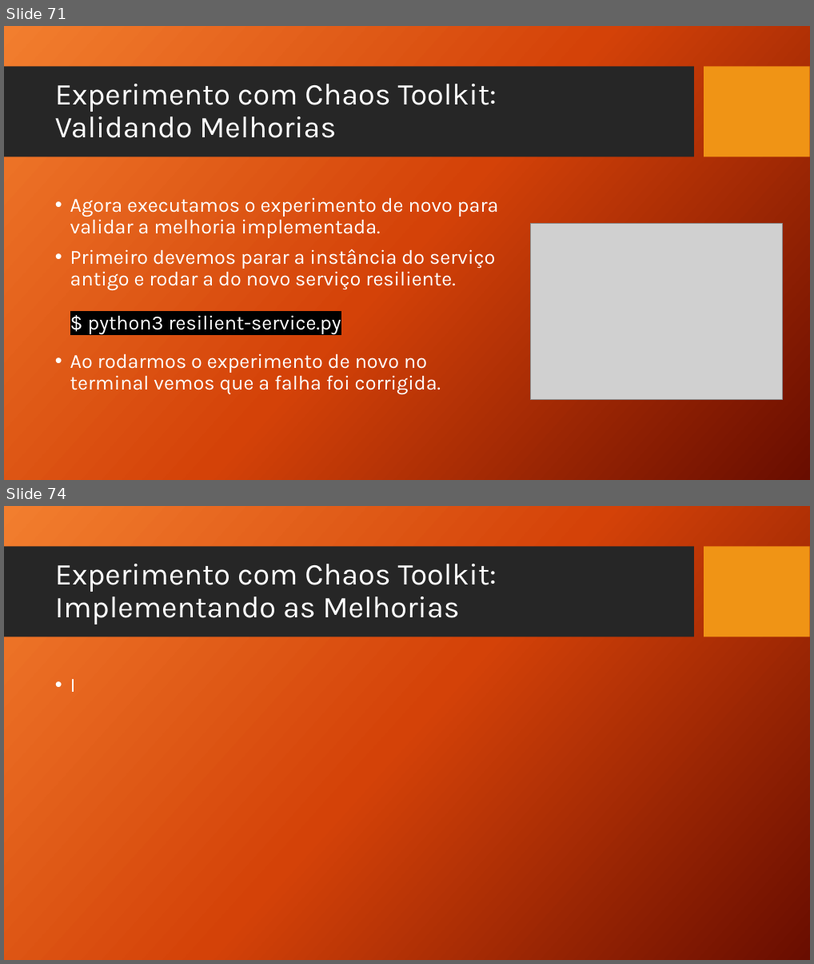
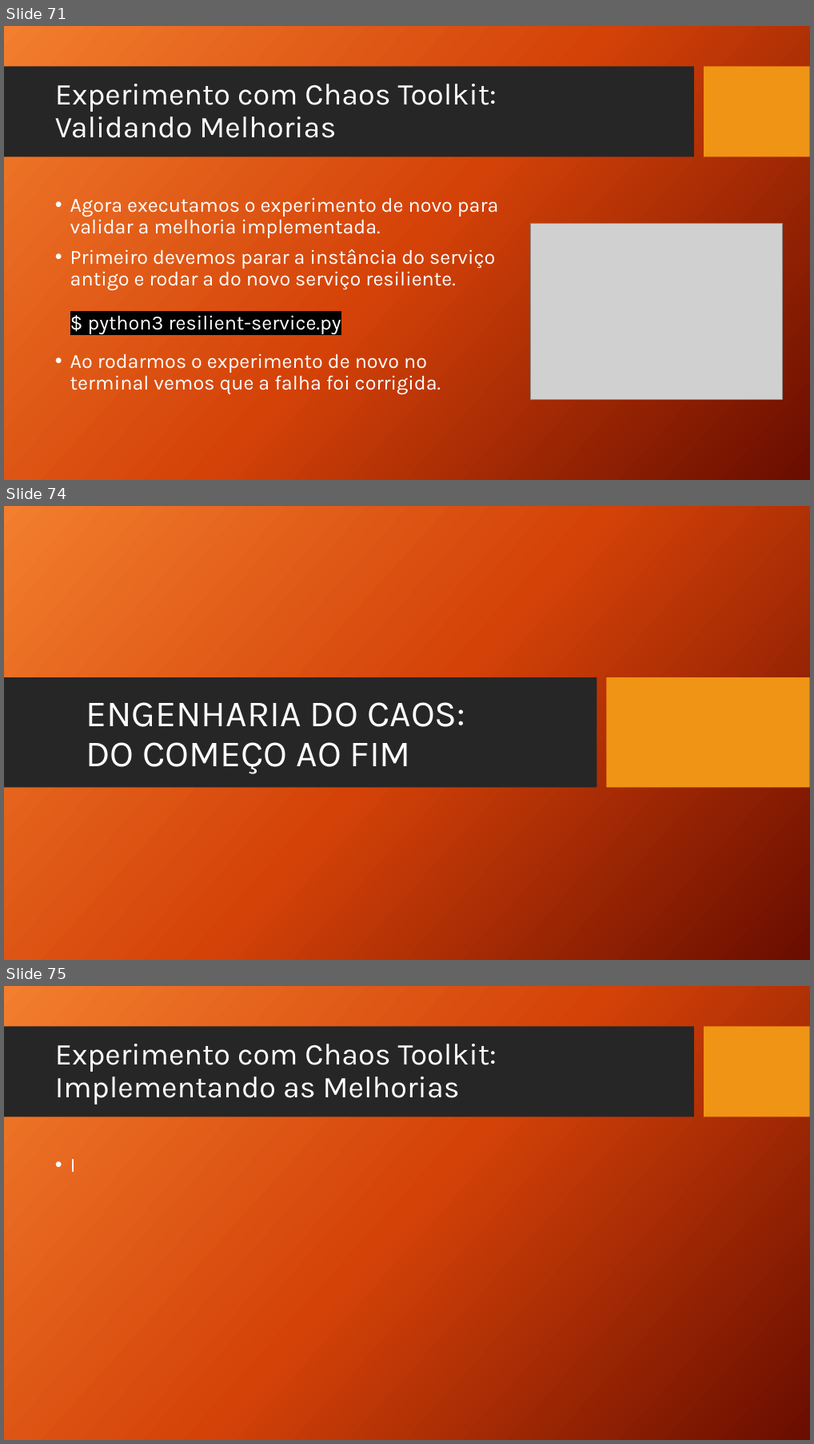
Before and after one commit to TCC-Chaos-Engineering/docs-chaos-engineering, a slide deck: docs/Chaos Engineering - Das Hipoteses aos Testes.pptx. Shown one above the other, each under a label of ours: slides 71 and 74 before the commit, slides 71, 74 and 75 after it; the slides between them are not shown. The pictures are 814x964 and 814x1444 pixels, drawn with LibreOffice and Linux fonts; fonts in the diff are those of the drawing; grey boxes stand for pictures; background and template pictures are left out. Boxes give left, top, right and bottom in pixels: in the first picture for what was removed or moved away, otherwise in the second. Text is boxed around its words. In the diff, an @@ line names an element or a change of style, - is before the commit and + after.

```diff
--- a/docs/Chaos Engineering - Das Hipoteses aos Testes.pptx
+++ b/docs/Chaos Engineering - Das Hipoteses aos Testes.pptx
@@ slide 74 added at (4,506,810,960), background picture (left out) @@
@@ rectangle added at (4,677,598,788), fill #262626 @@
@@ rectangle added at (606,677,810,788), fill #F09415 @@
@@ title added at (86,702,466,774), 44 pt, text #FFFFFF @@
+ENGENHARIA DO CAOS:
+DO COMEÇO AO FIM
@@ what was slide 74 is now slide 75 @@
```
Also in this commit, not shown: 3 slides changed.
